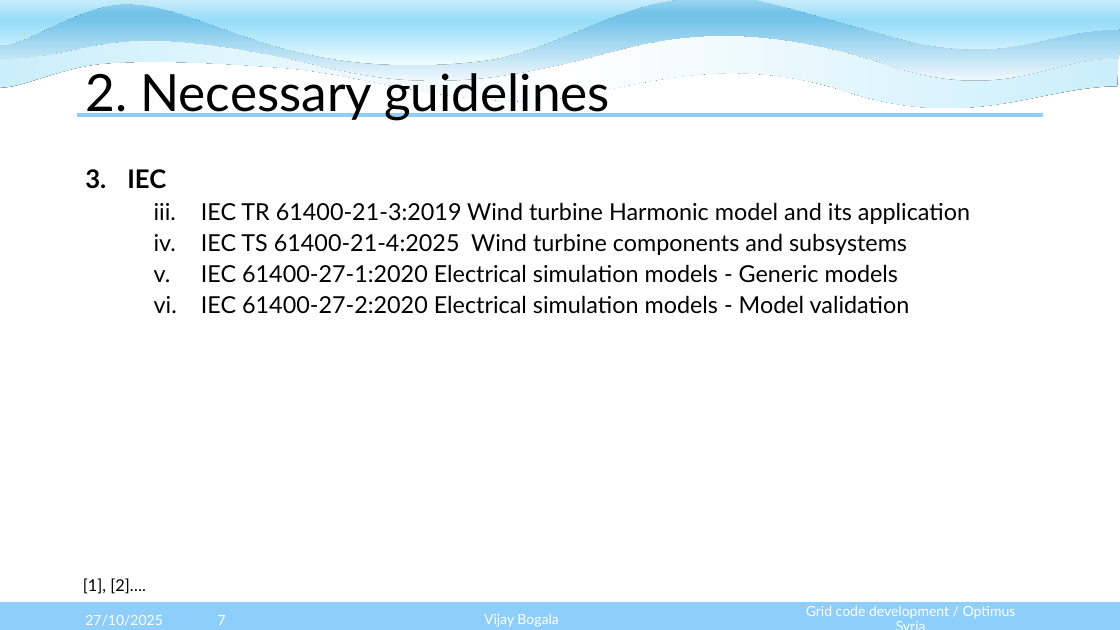
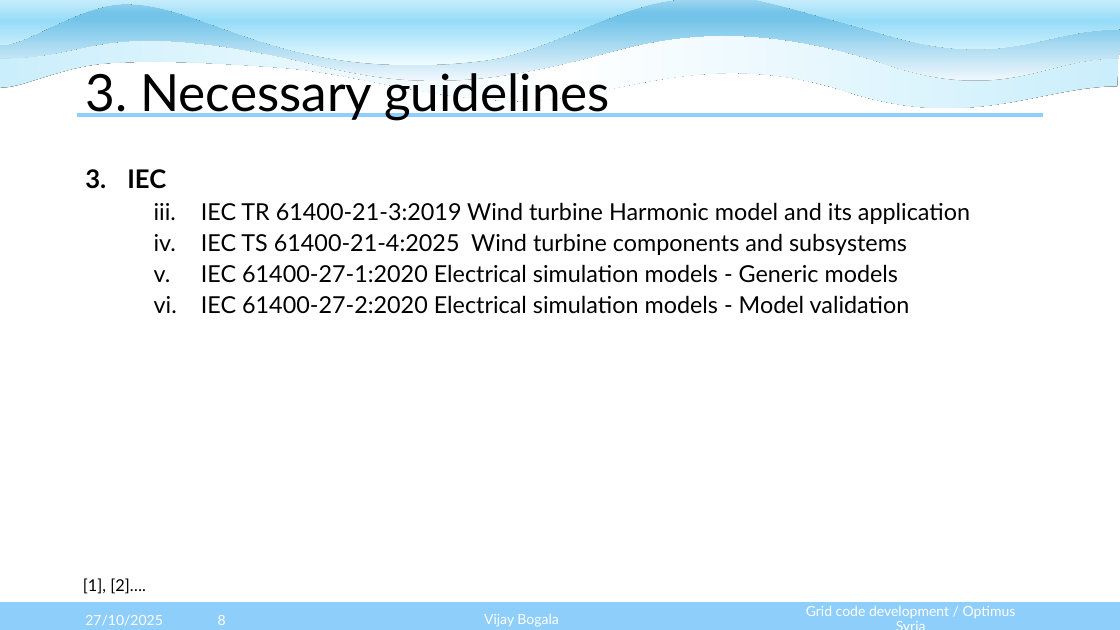
Before and after one commit to Karim-bakhtyar/Optimus-Syria-WEC, a slide deck: slide 8 of 3_Presentations/week 5/Week_5 Team Grid Code Development WEC 2025.pptx (slide 7 before the commit). Drawn at 1120x630 pixels with LibreOffice and Linux fonts; fonts in the diff are those of the drawing. Boxes give left, top, right and bottom in pixels: in the first picture for what was removed or moved away, otherwise in the second. Text is boxed around its words. In the diff, an @@ line names an element or a change of style, - is before the commit and + after.

```diff
--- a/3_Presentations/week 5/Week_5 Team Grid Code Development WEC 2025.pptx
+++ b/3_Presentations/week 5/Week_5 Team Grid Code Development WEC 2025.pptx
@@ title at [85,66,610,120]: text changed @@
-2. Necessary guidelines
+3. Necessary guidelines
@@ page number at [218,615,226,625]: text changed @@
-7
+8
```
Also in this commit, not shown: 4 other slides changed, 1 slide added.
